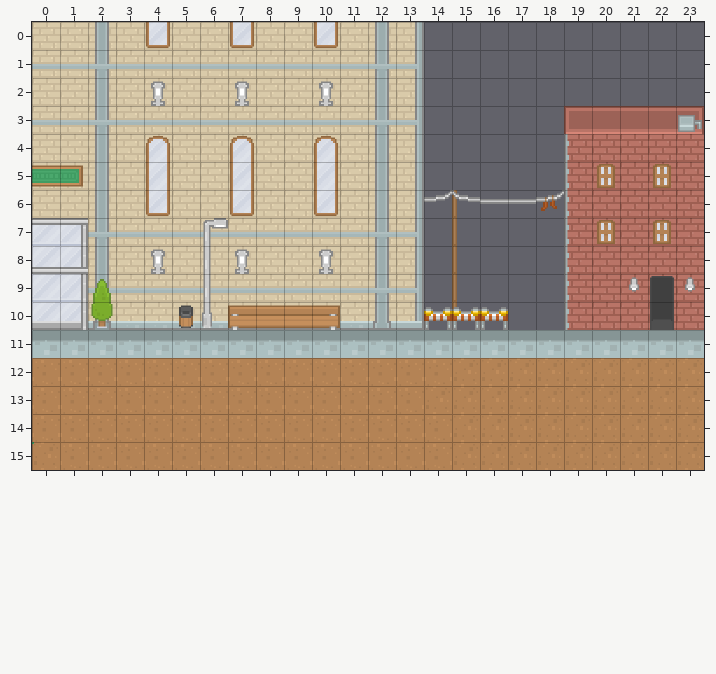
One commit to this Tiled map (JSON): Platformer/www/asset/levels/level1.json. The first picture shows the starting point.
Cells are 32x32 px. Shown: x 0..23, y 0..15.
Once edited:
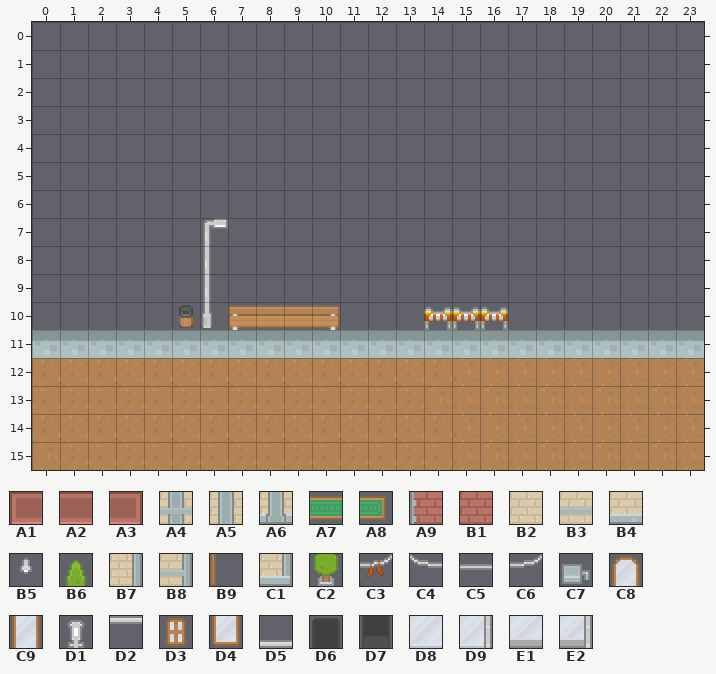
Key: from "spritesheet_combined": A1 75, A2 76, A3 77, A4 156, A5 158, A6 159, A7 180, A8 181, A9 186, B1 187, B2 195, B3 232, B4 306, B5 367, B6 401, B7 416, B8 418, B9 428, C1 453, C2 475, C3 487, C4 488, C5 489, C6 490, C7 546, C8 583, C9 620, D1 633, D2 650, D3 654, D4 659, D5 724, D6 806, D7 843, D8 872, D9 873, E1 946, E2 947.
__ is an empty cell, ## one hidden under a higher layer, .. an unchanged one.
Commit message: Replaced json Simplified json revision referred to in previous commit
What changed:
--- layer "bg2"
@@ x 0..23 @@
- 0 B2 B2 A5 B2 B2 B2 B2 B2 B2 B2 B2 B2 A5 B7 .. .. .. .. .. .. .. .. .. ..
- 1 B3 B3 A4 B3 B3 B3 B3 B3 B3 B3 B3 B3 A4 B8 .. .. .. .. .. .. .. .. .. ..
- 2 B2 B2 A5 B2 B2 B2 B2 B2 B2 B2 B2 B2 A5 B7 .. .. .. .. .. .. .. .. .. ..
- 3 B3 B3 A4 B3 B3 B3 B3 B3 B3 B3 B3 B3 A4 B8 .. .. .. .. .. A1 A2 A2 A2 A3
- 4 B2 B2 A5 B2 B2 B2 B2 B2 B2 B2 B2 B2 A5 B7 .. .. .. .. .. A9 B1 B1 B1 B1
- 5 B2 B2 A5 B2 B2 B2 B2 B2 B2 B2 B2 B2 A5 B7 .. .. .. .. .. A9 B1 B1 B1 B1
- 6 B2 B2 A5 B2 B2 B2 B2 B2 B2 B2 B2 B2 A5 B7 .. B9 .. .. .. A9 B1 B1 B1 B1
- 7 D8 D9 A4 B3 B3 B3 B3 B3 B3 B3 B3 B3 A4 B8 .. B9 .. .. .. A9 B1 B1 B1 B1
- 8 D8 D9 A5 B2 B2 B2 B2 B2 B2 B2 B2 B2 A5 B7 .. B9 .. .. .. A9 B1 B1 B1 B1
- 9 ## ## A4 B3 B3 B3 B3 B3 B3 B3 B3 B3 A4 B8 .. B9 .. .. .. A9 B1 B1 B1 B1
-10 .. .. A6 B4 B4 B4 B4 B4 B4 B4 B4 B4 A6 C1 .. B9 .. .. .. A9 B1 B1 B1 B1
+ 0 __ __ __ __ __ __ __ __ __ __ __ __ __ __ .. .. .. .. .. .. .. .. .. ..
+ 1 __ __ __ __ __ __ __ __ __ __ __ __ __ __ .. .. .. .. .. .. .. .. .. ..
+ 2 __ __ __ __ __ __ __ __ __ __ __ __ __ __ .. .. .. .. .. .. .. .. .. ..
+ 3 __ __ __ __ __ __ __ __ __ __ __ __ __ __ .. .. .. .. .. __ __ __ __ __
+ 4 __ __ __ __ __ __ __ __ __ __ __ __ __ __ .. .. .. .. .. __ __ __ __ __
+ 5 __ __ __ __ __ __ __ __ __ __ __ __ __ __ .. .. .. .. .. __ __ __ __ __
+ 6 __ __ __ __ __ __ __ __ __ __ __ __ __ __ .. __ .. .. .. __ __ __ __ __
+ 7 __ __ __ __ __ __ __ __ __ __ __ __ __ __ .. __ .. .. .. __ __ __ __ __
+ 8 __ __ __ __ __ __ __ __ __ __ __ __ __ __ .. __ .. .. .. __ __ __ __ __
+ 9 __ __ __ __ __ __ __ __ __ __ __ __ __ __ .. __ .. .. .. __ __ __ __ __
+10 .. .. __ __ __ __ __ __ __ __ __ __ __ __ .. __ .. .. .. __ __ __ __ __
--- layer "bg1"
@@ x 4..10 @@
- 0 D4 .. .. D4 .. .. D4
+ 0 __ .. .. __ .. .. __
@@ x 0..23 @@
- 2 .. .. .. .. D1 .. .. D1 .. .. D1 .. .. .. .. .. .. .. .. .. .. .. .. ..
- 3 .. .. .. .. .. .. .. .. .. .. .. .. .. .. .. .. .. .. .. .. .. .. .. C7
- 4 .. .. .. .. C8 .. .. C8 .. .. C8 .. .. .. .. .. .. .. .. .. .. .. .. ..
- 5 A7 A8 .. .. C9 .. .. C9 .. .. C9 .. .. .. .. .. .. .. .. .. D3 .. D3 ..
- 6 .. .. .. .. D4 .. .. D4 .. .. D4 .. .. .. C6 C4 C5 C5 C3 .. .. .. .. ..
- 7 D2 D2 .. .. .. .. .. .. .. .. .. .. .. .. .. .. .. .. .. .. D3 .. D3 ..
- 8 D5 D5 .. .. D1 .. .. D1 .. .. D1 .. .. .. .. .. .. .. .. .. .. .. .. ..
- 9 D8 D9 B6 .. .. .. .. .. .. .. .. .. .. .. .. .. .. .. .. .. .. B5 D6 B5
-10 E1 E2 C2 .. .. .. .. .. .. .. .. .. .. .. .. .. .. .. .. .. .. .. D7 ..
+ 2 .. .. .. .. __ .. .. __ .. .. __ .. .. .. .. .. .. .. .. .. .. .. .. ..
+ 3 .. .. .. .. .. .. .. .. .. .. .. .. .. .. .. .. .. .. .. .. .. .. .. __
+ 4 .. .. .. .. __ .. .. __ .. .. __ .. .. .. .. .. .. .. .. .. .. .. .. ..
+ 5 __ __ .. .. __ .. .. __ .. .. __ .. .. .. .. .. .. .. .. .. __ .. __ ..
+ 6 .. .. .. .. __ .. .. __ .. .. __ .. .. .. __ __ __ __ __ .. .. .. .. ..
+ 7 __ __ .. .. .. .. .. .. .. .. .. .. .. .. .. .. .. .. .. .. __ .. __ ..
+ 8 __ __ .. .. __ .. .. __ .. .. __ .. .. .. .. .. .. .. .. .. .. .. .. ..
+ 9 __ __ __ .. .. .. .. .. .. .. .. .. .. .. .. .. .. .. .. .. .. __ __ __
+10 __ __ __ .. .. .. .. .. .. .. .. .. .. .. .. .. .. .. .. .. .. .. __ ..
